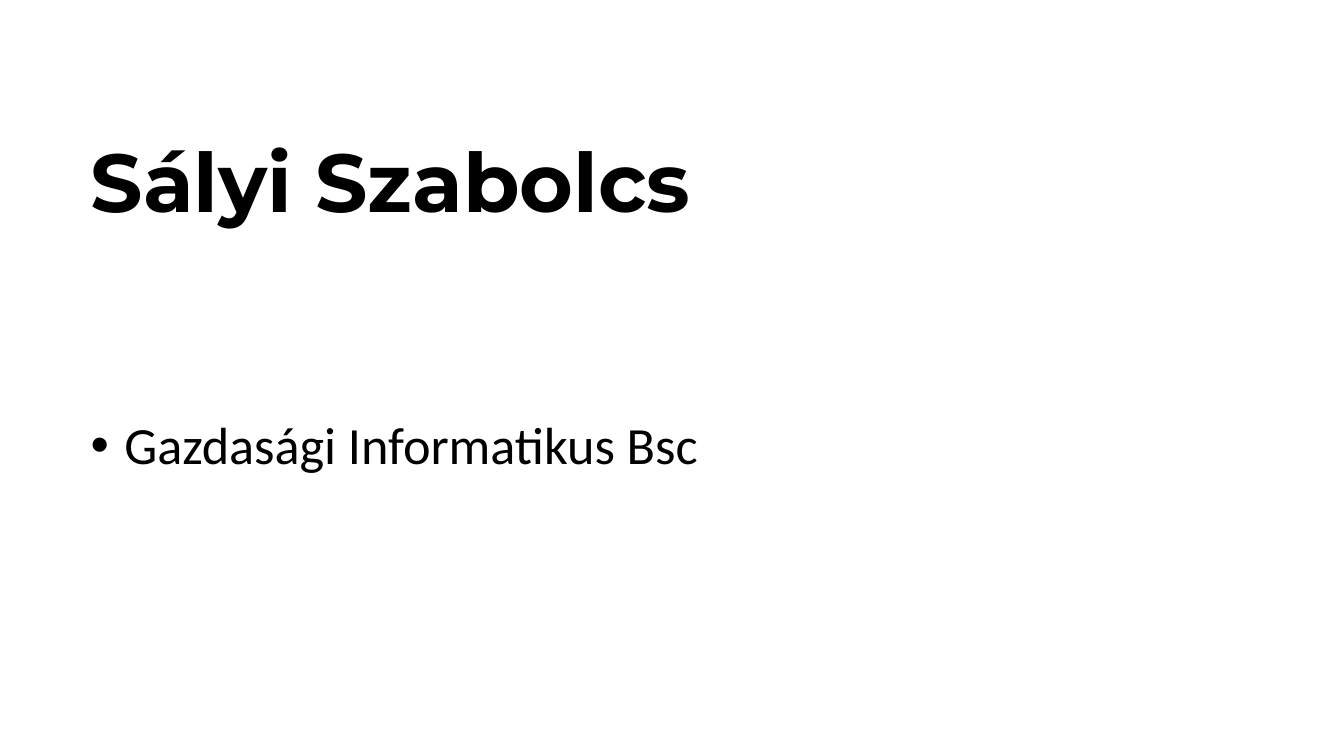
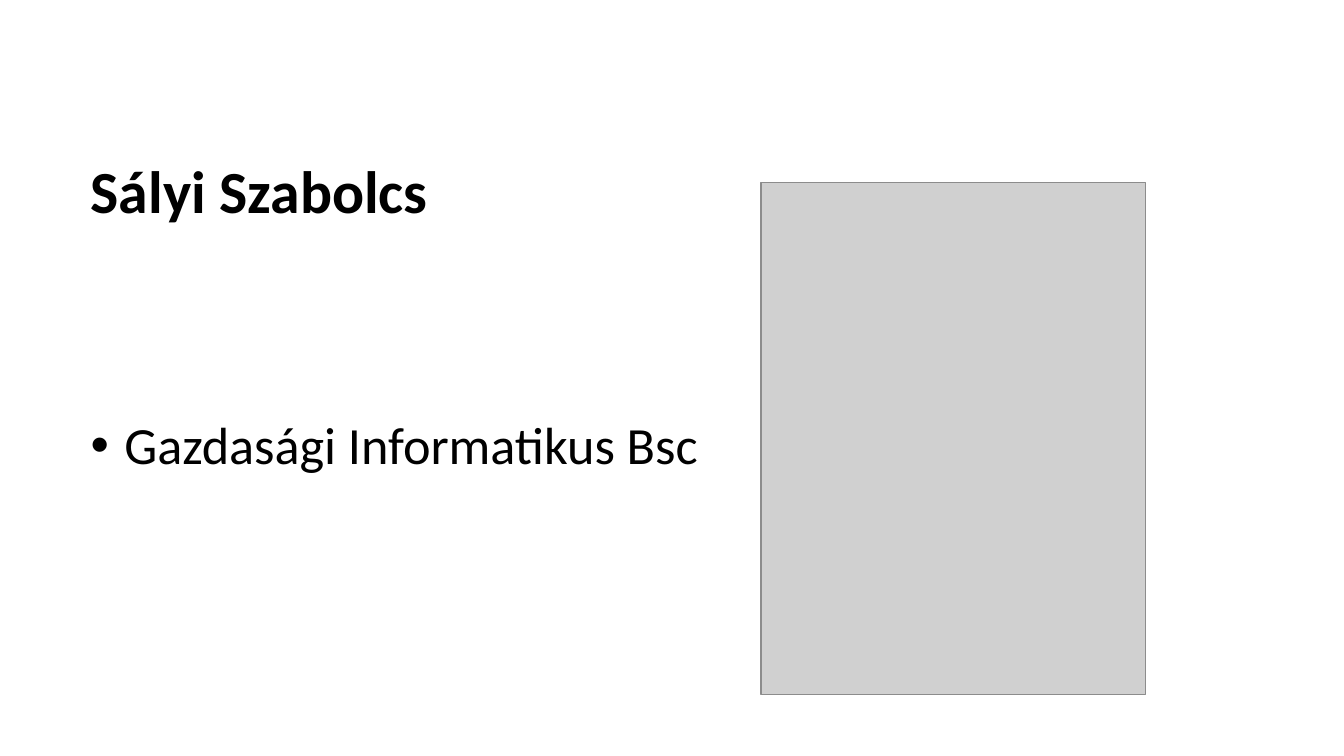
Before and after one commit to schonherz-java-ee-2016-summer/project, a slide deck: slide 2 of presentations/venue/Sályi Szabolcs/prezi_JAVA_EE_SÁLYI_SZABOLCS_1.pptx. Drawn at 1344x756 pixels with LibreOffice and Linux fonts; fonts in the diff are those of the drawing; grey boxes stand for pictures; background and template pictures are left out. Boxes give left, top, right and bottom in pixels: in the first picture for what was removed or moved away, otherwise in the second. Text is boxed around its words. In the diff, an @@ line names an element or a change of style, - is before the commit and + after.

Commit message:
Photo version.

```diff
--- a/presentations/venue/Sályi Szabolcs/prezi_JAVA_EE_SÁLYI_SZABOLCS_1.pptx
+++ b/presentations/venue/Sályi Szabolcs/prezi_JAVA_EE_SÁLYI_SZABOLCS_1.pptx
@@ title "Sályi Szabolcs": place and size @@
-title "Sályi Szabolcs" at (91,147,691,229)
+title "Sályi Szabolcs" at (91,171,427,223)
@@ title "Sályi Szabolcs" at (91,171,427,223): size 44 to 32 pt, font Montserrat to Calibri @@
@@ picture added at (761,183,1145,695) @@
```
